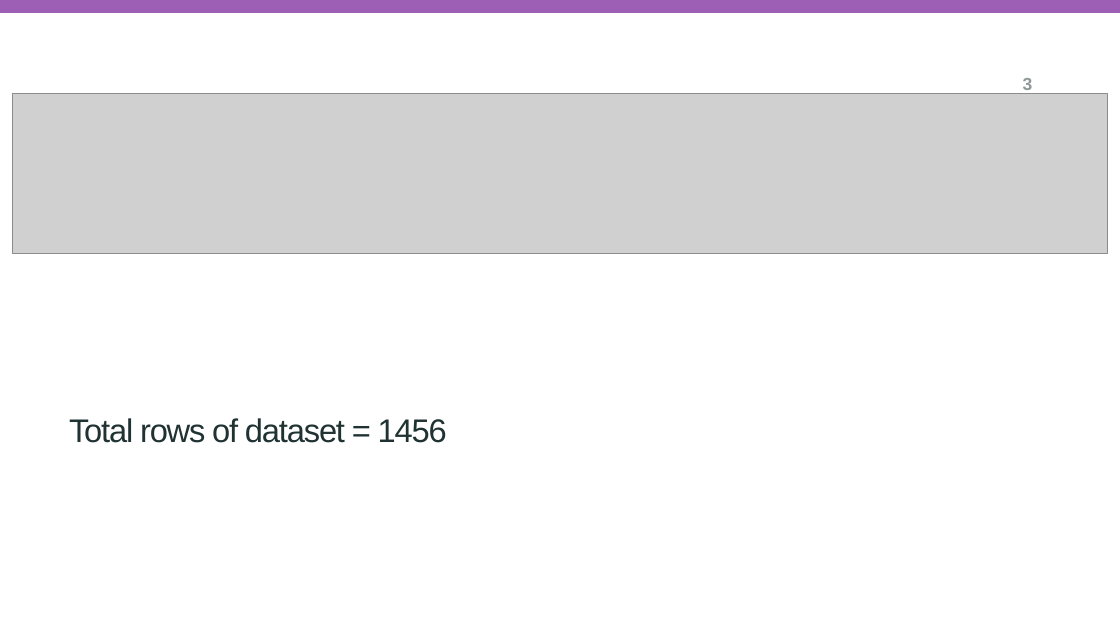
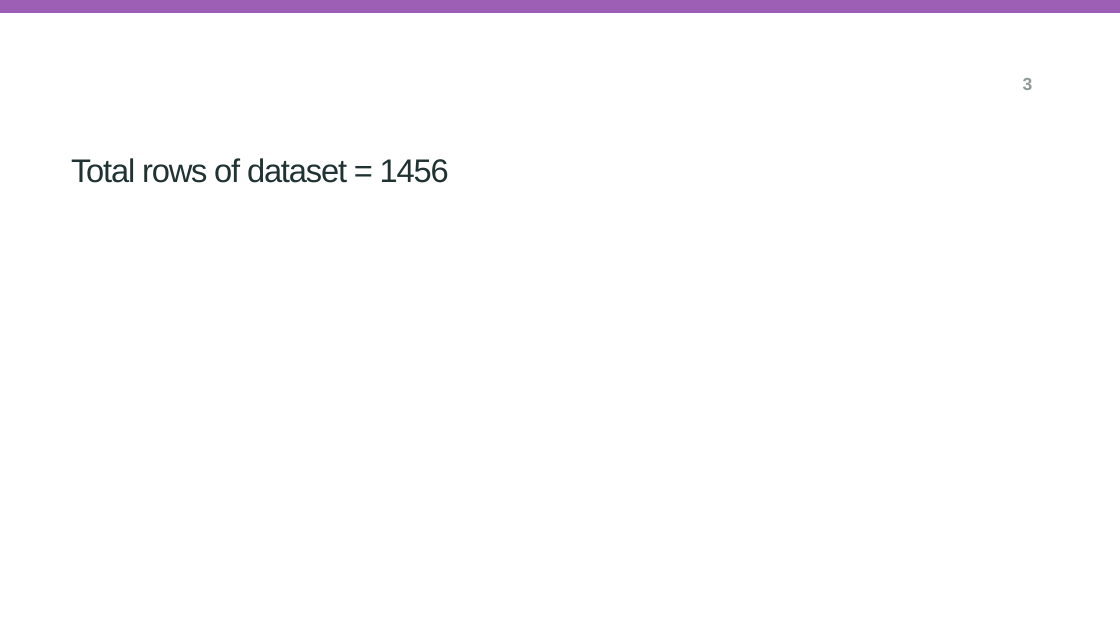
Before and after one commit to IbbiShahid/Research-Question-and-Visualisation, a slide deck: slide 3 of researchQuestion.pptx. Drawn at 1120x630 pixels with LibreOffice and Linux fonts; fonts in the diff are those of the drawing; grey boxes stand for pictures; background and template pictures are left out. Boxes give left, top, right and bottom in pixels: in the first picture for what was removed or moved away, otherwise in the second. Text is boxed around its words. In the diff, an @@ line names an element or a change of style, - is before the commit and + after.

```diff
--- a/researchQuestion.pptx
+++ b/researchQuestion.pptx
@@ picture removed at (x1=12, y1=94, x2=1107, y2=254) @@
@@ subtitle "Total rows of dataset = ..." moved from (x1=69, y1=418, x2=447, y2=443) to (x1=71, y1=158, x2=449, y2=183) @@
```
Also in this commit, not shown: 1 slide added.
